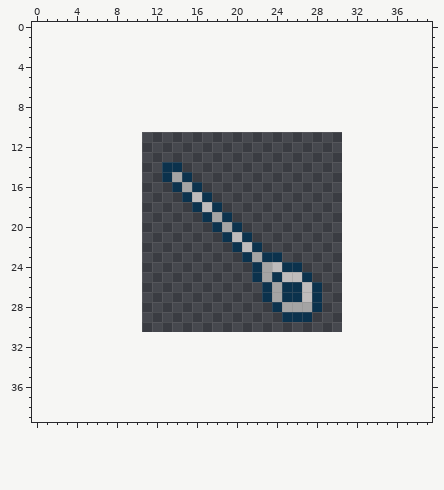
A pixel-art sprite gets an edit: double-bubble/assets/bubble-character/needleforPopping.png. The first picture shows the starting point.
The file is 20x20 pixels. The old version is drawn lined up with the new one, on the new canvas.
The same view after the edit:
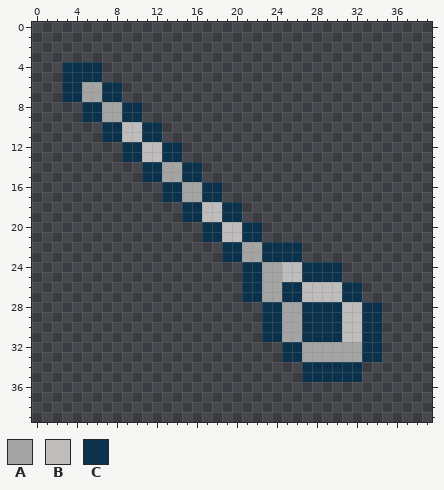
Palette (. is transparent): A #a4a4a4  B #bfbcbc  C #0b324d
Log entry: background colors and bubble pop cursor
Diff:
canvas 20x20 -> 40x40, the old top-left corner now at 11,11
Changed rows in their new state; - is an unchanged pixel.
first column x 3:
 4 CCCC----------------------------
 5 CCCC----------------------------
 6 CCAACC--------------------------
 7 CCAACC--------------------------
 8 --CCAACC------------------------
 9 --CCAACC------------------------
10 ----CCBBCC----------------------
11 ----CCBBCC----------------------
12 ------CCBBCC--------------------
13 ------CCBBCC--------------------
14 --------CCAACC------------------
15 --------CCA--C------------------
16 ----------C--ACC----------------
17 ----------CCAA-C----------------
18 ------------C--BCC--------------
19 ------------CCBB-C--------------
20 --------------C-BBCC------------
21 --------------CCB--C------------
22 ----------------C-AACCCC--------
23 ----------------CCA---CC--------
24 ------------------C--ABBCCCC----
25 ------------------C--A---CCC----
26 ------------------CCA----BBBCC--
27 ------------------CCA----BBBCC--
28 --------------------C---C-CCBBCC
29 --------------------CCAA-CCCBBCC
30 --------------------CCAACCCCBBCC
31 --------------------CCAACCCCBBCC
32 ----------------------CCAAAAAACC
33 ----------------------CCAAAAAACC
34 ------------------------CCCCCC--
35 ------------------------CCCCCC--
Pixel boxes of the changes (left, top, right, bottom) in both pictures:
changed: (62, 62, 382, 382)
